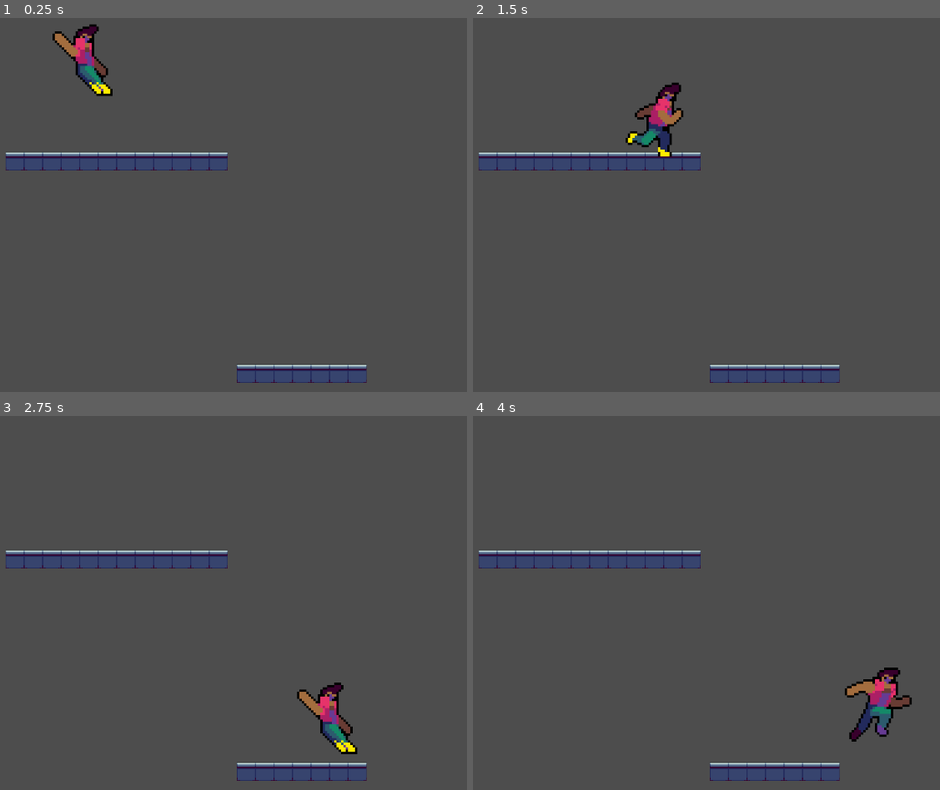
Above: before the commit, frames 1-4 (two rows, left to right).
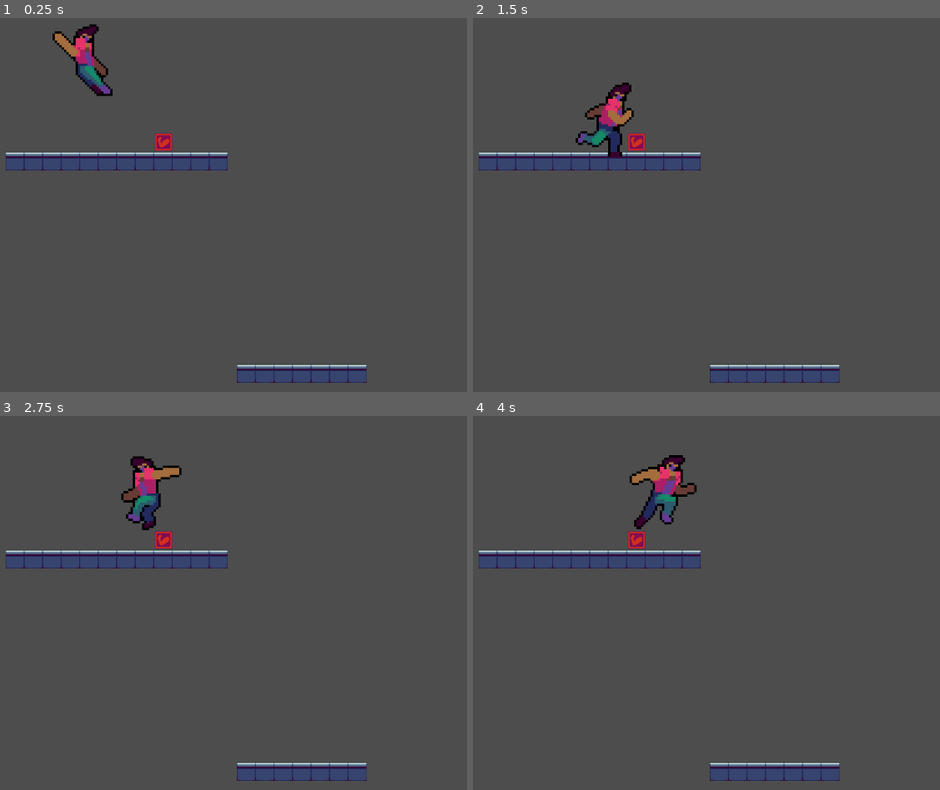
Above: after the commit, the same moments.

Repository: MiniJam-Cyber-Team-RTL/CyberProject
Game: Godot game, scene res://main.tscn
The game is run twice, just before and just after one commit, with the same random seed, the same clock (stepped at 60 frames per second) and the same inputs.
Inputs:
- Up to frame 1 (0.25 s): no input
- Up to frame 2 (1.5 s): tap Enter (ui_accept) at 0.5, 0.77, 0.8, 1.07, 1.35 s; hold Right (ui_right) from 0.53 s (still down); tap A (ui_select) at 0.6 s
- Up to frame 3 (2.75 s): tap Enter (ui_accept) at 1.52, 1.82, 2.3 s; tap A (ui_select) at 1.55, 2.1 s; release Right (ui_right) at 2.03 s; hold Left (ui_left) from 2.03 s (still down)
- Up to frame 4 (4 s): release Left (ui_left) at 2.78 s; hold Right (ui_right) from 2.78 s (still down); tap A (ui_select) at 2.85 s; tap Enter (ui_accept) at 3.02, 3.32, 3.6, 3.77 s

The runs differ from the first frame. In frame 1, 0.3% of the frame differs, in the area x 19-37%, y 17-36%; in frame 2, 2.5%; in frame 3, 2.5%; in frame 4, 2.9%, in the area x 33-94%, y 10-88%.

Commit message:
WIP reparation

Diff:
--- a/Game/Scripts/player.gd
+++ b/Game/Scripts/player.gd
@@ -19,7 +19,8 @@
 func _ready():
 	$AnimatedSprite2D_Power.visible = false
 	$AnimatedSprite2D_Speed.visible = false
-	pickup_power_up(2)
+	$Area2D/CollisionShape2D_Right.disabled = true
+	$Area2D/CollisionShape2D_Left.disabled = true
 
 func _physics_process(delta: float) -> void:
 	direction = Input.get_axis("ui_left", "ui_right")
@@ -100,7 +101,6 @@
 	$AnimatedSprite2D_Speed.flip_h = face_direction
 	$AnimatedSprite2D_Main.centered = true
 
-
 	if play_forward:
 		$AnimatedSprite2D_Main.play()
 		$AnimatedSprite2D_Power.play()
@@ -109,6 +109,15 @@
 		$AnimatedSprite2D_Main.play_backwards()
 		$AnimatedSprite2D_Power.play_backwards()
 		$AnimatedSprite2D_Speed.play_backwards()
+
+	if anim_name == "punch":
+		if face_direction:
+			$Area2D/CollisionShape2D_Left.disabled = false
+		else:
+			$Area2D/CollisionShape2D_Right.disabled = false
+	else:
+		$Area2D/CollisionShape2D_Left.disabled = true
+		$Area2D/CollisionShape2D_Right.disabled = true
 
 func take_damage(damage: int):
 	player_life -= damage
--- /dev/null
+++ b/Game/Scripts/power_up_power.gd
@@ -0,0 +1,16 @@
+extends Node2D
+
+
+# Called when the node enters the scene tree for the first time.
+func _ready() -> void:
+	pass # Replace with function body.
+
+
+# Called every frame. 'delta' is the elapsed time since the previous frame.
+func _process(delta: float) -> void:
+	pass
+
+
+func _on_area_2d_area_entered(area: Area2D) -> void:
+	# TODO call method on player
+	pass
--- a/Game/main.tscn
+++ b/Game/main.tscn
@@ -1,7 +1,8 @@
-[gd_scene load_steps=5 format=3 uid="uid://c2fotaqa35vpc"]
+[gd_scene load_steps=6 format=3 uid="uid://c2fotaqa35vpc"]
 
 [ext_resource type="PackedScene" uid="uid://h0rlffgiuech" path="res://player.tscn" id="1_fee41"]
 [ext_resource type="Texture2D" uid="uid://k2y52pe1yj7r" path="res://Assets/Images/Levels/tile.png" id="2_51djm"]
+[ext_resource type="PackedScene" uid="uid://bxdbka2xf3u13" path="res://power_up_power.tscn" id="3_pp6c0"]
 
 [sub_resource type="TileSetAtlasSource" id="TileSetAtlasSource_6md8o"]
 texture = ExtResource("2_51djm")
@@ -25,3 +26,6 @@
 tile_set = SubResource("TileSet_3vbtb")
 format = 2
 layer_0/tile_data = PackedInt32Array(983043, 0, 0, 983045, 0, 0, 983047, 0, 0, 983049, 0, 0, 983051, 0, 0, 983053, 0, 0 …(190 unchanged characters)…
+
+[node name="Power-up" parent="." instance=ExtResource("3_pp6c0")]
+position = Vector2(313, 215)
--- a/Game/player.tscn
+++ b/Game/player.tscn
@@ -35,6 +35,9 @@
 [sub_resource type="CircleShape2D" id="CircleShape2D_whi07"]
 radius = 16.7668
 
+[sub_resource type="RectangleShape2D" id="RectangleShape2D_pbovi"]
+size = Vector2(18, 33.75)
+
 [sub_resource type="AtlasTexture" id="AtlasTexture_aqddp"]
 atlas = ExtResource("2_v4ltn")
 region = Rect2(0, 0, 32, 64)
@@ -819,7 +822,6 @@
 z_index = 5
 position = Vector2(200, 200)
 scale = Vector2(4, 4)
-collision_layer = 2
 script = ExtResource("1_iyu3m")
 
 [node name="CollisionShape2D" type="CollisionShape2D" parent="."]
@@ -841,6 +843,10 @@
 [node name="CollisionShape2D_Right" type="CollisionShape2D" parent="Area2D"]
 position = Vector2(12, 13.25)
 shape = SubResource("CircleShape2D_whi07")
+
+[node name="CollisionShape2D" type="CollisionShape2D" parent="Area2D"]
+position = Vector2(1.75, 13.625)
+shape = SubResource("RectangleShape2D_pbovi")
 
 [node name="AnimatedSprite2D_Main" type="AnimatedSprite2D" parent="."]
 position = Vector2(7.5, -1.5)
--- /dev/null
+++ b/Game/power_up_power.tscn
@@ -0,0 +1,20 @@
+[gd_scene load_steps=4 format=3 uid="uid://bxdbka2xf3u13"]
+
+[ext_resource type="Script" path="res://Scripts/power_up_power.gd" id="1_brbd7"]
+[ext_resource type="Texture2D" uid="uid://u7srw2j0iy3m" path="res://Assets/Images/Sprites/Pickups/power_pickup.png" id="2_3oft6"]
+
+[sub_resource type="RectangleShape2D" id="RectangleShape2D_bv43t"]
+size = Vector2(30, 30)
+
+[node name="Power-up-power" type="Node2D"]
+script = ExtResource("1_brbd7")
+
+[node name="Sprite2D" type="Sprite2D" parent="."]
+texture = ExtResource("2_3oft6")
+
+[node name="Area2D" type="Area2D" parent="."]
+
+[node name="CollisionShape2D" type="CollisionShape2D" parent="Area2D"]
+shape = SubResource("RectangleShape2D_bv43t")
+
+[connection signal="area_entered" from="Area2D" to="." method="_on_area_2d_area_entered"]
Binary file added: Game/Assets/Images/Sprites/Pickups/health_pickup.png
Not shown, added: Game/Assets/Images/Sprites/Pickups/health_pickup.png.import
Binary file added: Game/Assets/Images/Sprites/Pickups/power_pickup.png
Not shown, added: Game/Assets/Images/Sprites/Pickups/power_pickup.png.import
Binary file added: Game/Assets/Images/Sprites/Pickups/speed_pickup.png
Not shown, added: Game/Assets/Images/Sprites/Pickups/speed_pickup.png.import
Not shown: 1 places in Game/player.tscn that only renumber resources
